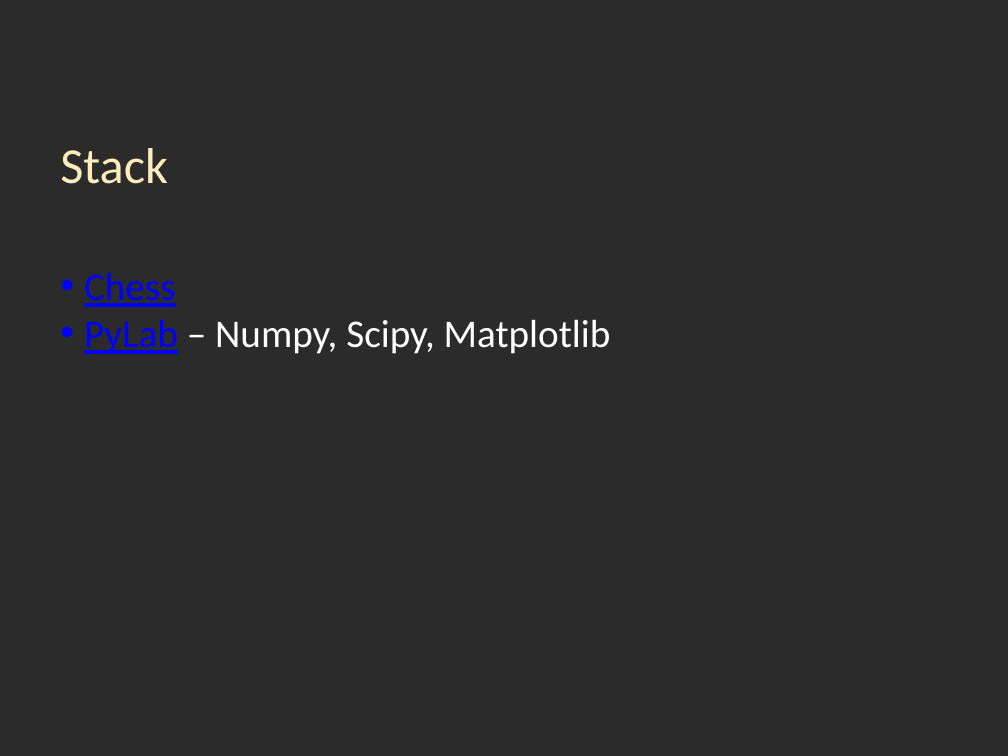
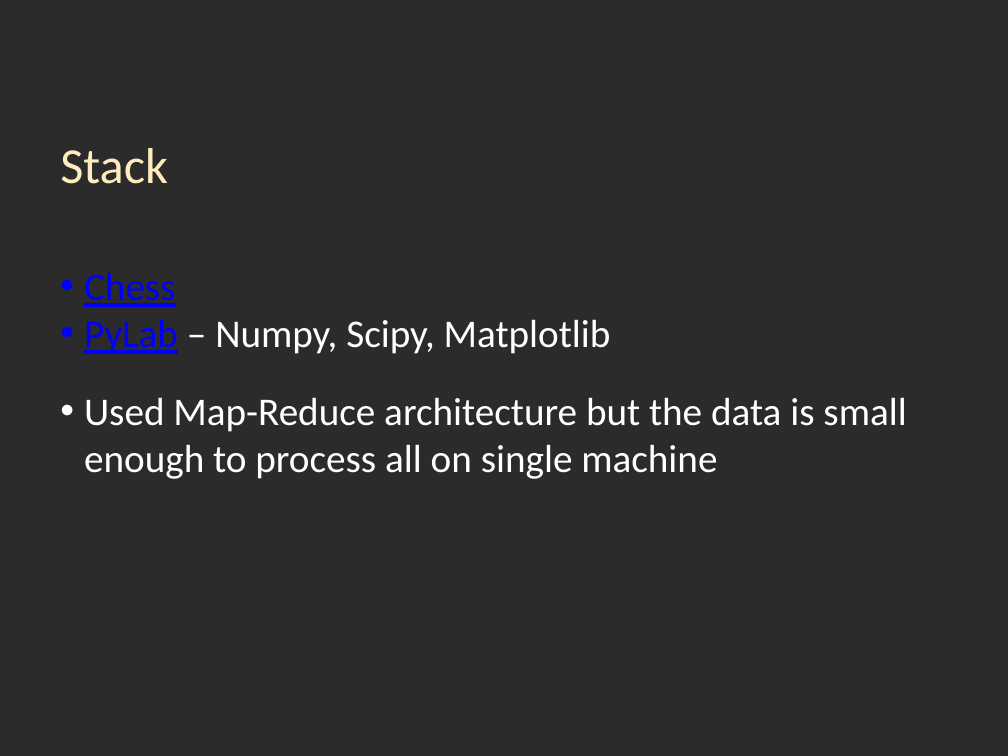
Before and after one commit to nivm/learningchess, a slide deck: slide 5 of presentation/chess_presentation.pptx. Drawn at 1008x756 pixels with LibreOffice and Linux fonts; fonts in the diff are those of the drawing; background and template pictures are left out; a plain dark background stands for a picture behind light text. Boxes give left, top, right and bottom in pixels: in the first picture for what was removed or moved away, otherwise in the second. Text is boxed around its words. In the diff, an @@ line names an element or a change of style, - is before the commit and + after.

Commit message:
Adding data and charts

```diff
--- a/presentation/chess_presentation.pptx
+++ b/presentation/chess_presentation.pptx
@@ text at (x1=84, y1=397, x2=906, y2=479): paragraph added @@
+• Used Map-Reduce architecture but the data is small enough to process all on single machine
```
Also in this commit, not shown: 3 other slides changed, 11 slides added.
